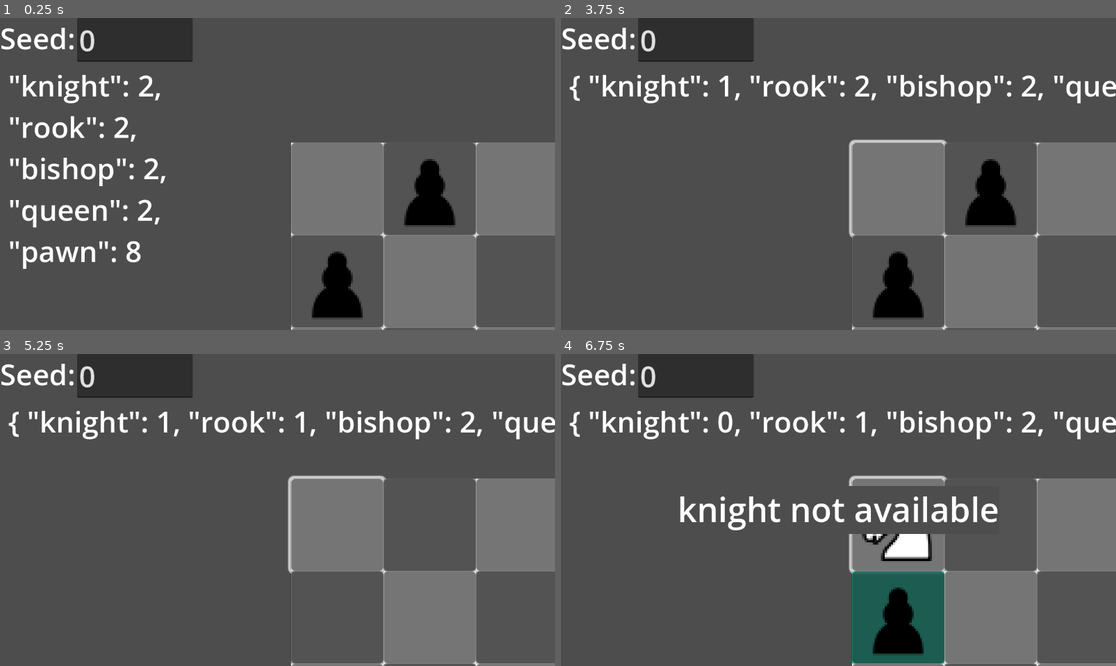
Above: before the commit, frames 1-4 (two rows, left to right).
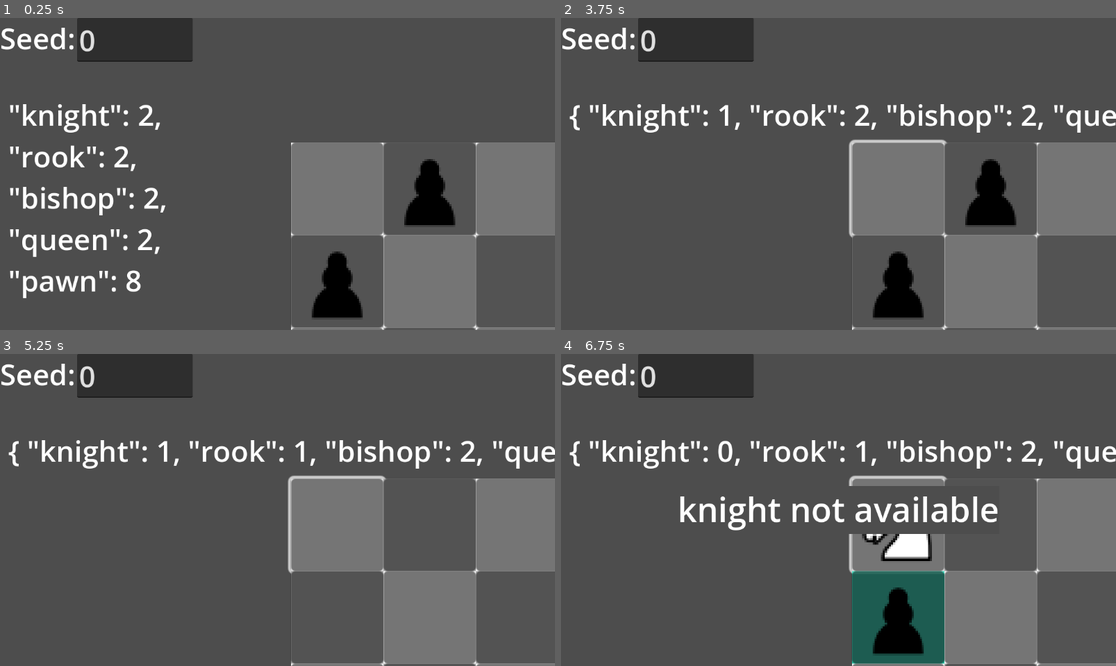
Above: after the commit, the same moments.

Repository: Noelithub77/Chessialo
Game: Godot game, scene res://main.tscn
The game is run twice, just before and just after one commit, with the same random seed, the same clock (stepped at 60 frames per second) and the same inputs.
Inputs (mouse positions are in pixels of both pictures, inside the frame that each line leads up to):
- Up to frame 1 (0.25 s): no input
- Up to frame 2 (3.75 s): click (899, 189) at 0.52 s; click (899, 189) at 1.27 s; click (899, 189) at 2.02 s; tap Enter at 2.75 s; move the mouse to (960, 158) at 2.77 s; tap B (b) at 2.85 s; tap K (k) at 3.05, 3.6 s; tap Space at 3.5 s; move the mouse to (727, 189) at 3.52 s
- Up to frame 3 (5.25 s): tap P (p) at 3.8, 4.35 s; tap Enter at 4.25 s; move the mouse to (333, 441) at 4.27 s; tap R (r) at 4.55, 5.1 s; tap Space at 5 s; move the mouse to (249, 572) at 5.02 s
- Up to frame 4 (6.75 s): tap B (b) at 5.3, 5.85 s; move the mouse to (1005, 556) at 5.77 s; tap K (k) at 6.05, 6.6 s; tap Enter at 6.5 s; move the mouse to (672, 463) at 6.52 s

The runs differ from the first frame. In frame 1, 5.4% of the frame differs, in the area x 1-30%, y 18-90%; in frame 2, 4.3%; in frame 3, 4.2%; in frame 4, 4.3%.

Commit message:
add stopwatch functionality: track elapsed time and update display in game state

Diff:
--- a/game_state.gd
+++ b/game_state.gd
@@ -1,4 +1,5 @@
 extends Node
 
-@export var current_seed: int
-@export var score_history: Array = []
+var current_seed: int
+var score_history: Array = []
+var time_history: Array = []
--- a/main.gd
+++ b/main.gd
@@ -45,6 +45,9 @@
 
 var rng: RandomNumberGenerator
 
+var elapsed_time: float = 0.0
+var stopwatch_active: bool = false
+
 func _ready() -> void:
 	rng = RandomNumberGenerator.new()
 	game_seed = GameState.current_seed
@@ -60,7 +63,8 @@
 	for i in enemy_count:
 		spawn_enemy(false)  # Don't flash during initial spawn
 
-	update_score_history()
+	update_score_and_time_history()
+	stopwatch_active = true
 
 func set_seed(new_seed: int) -> void:
 	game_seed = new_seed
@@ -120,9 +124,17 @@
 				empty.append(pos)
 	return empty
 
-func _process(_delta: float) -> void:
+func _process(delta: float) -> void:
+	if stopwatch_active:
+		elapsed_time += delta
+		update_stopwatch_display()
 	if Input.is_action_just_pressed("use_piece"):
 		get_piece()
+
+func update_stopwatch_display() -> void:
+	var minutes = int(elapsed_time / 60)
+	var seconds = int(elapsed_time) % 60
+	$StopwatchLabel.text = "Time: %d:%02d" % [minutes, seconds]
 
 func get_piece() -> void:
 	for key in piece_types:
@@ -142,7 +154,9 @@
 				active_piece_type = piece_name
 				$SelectedPiece.text = "Selected Piece: " + active_piece_type
 			else:
-				piece_unavailable.emit(piece_name)
+				var is_game_over = await check_game_over()
+				if not is_game_over:
+					piece_unavailable.emit(piece_name)
 
 func _on_piece_unavailable(piece_name: String) -> void:
 	var popup = Popup.new()
@@ -336,8 +350,25 @@
 
 func _on_reset_pressed() -> void:
 	GameState.score_history.append(score)
+	GameState.time_history.append(elapsed_time)
 	get_tree().reload_current_scene()
 
-func update_score_history() -> void:
+func update_score_and_time_history() -> void:
 	var score_history = GameState.score_history
-	$ScoreHistoryLabel.text = "Score History: " + str(score_history)
+	var time_history = GameState.time_history
+	var history_text = "History:\n"
+	for i in range(score_history.size()):
+		var minutes = int(time_history[i] / 60)
+		var seconds = int(time_history[i]) % 60
+		history_text += "Score: %d - Time: %d:%02d\n" % [score_history[i], minutes, seconds]
+	$ScoreHistoryLabel.text = history_text
+
+func check_game_over() -> bool:
+	for piece_name in available_pieces:
+		if available_pieces[piece_name] > 0:
+			return false
+	stopwatch_active = false
+	$GameOverPopup.popup_centered()
+	await get_tree().create_timer(1.0).timeout
+	_on_reset_pressed()
+	return true
--- a/main.tscn
+++ b/main.tscn
@@ -46,6 +46,16 @@
 text = "Score : 0"
 horizontal_alignment = 1
 
+[node name="StopwatchLabel" type="Label" parent="."]
+layout_direction = 1
+offset_left = 1251.0
+offset_top = 61.0
+offset_right = 1545.0
+offset_bottom = 144.0
+theme_override_font_sizes/font_size = 60
+text = "Time: 0:00"
+horizontal_alignment = 1
+
 [node name="ScoreHistoryLabel" type="Label" parent="."]
 layout_direction = 1
 anchors_preset = 8
@@ -54,9 +64,9 @@
 anchor_right = 0.5
 anchor_bottom = 0.5
 offset_left = 2317.0
-offset_top = 359.0
+offset_top = 501.0
 offset_right = 2718.0
-offset_bottom = 442.0
+offset_bottom = 584.0
 grow_horizontal = 2
 grow_vertical = 2
 theme_override_font_sizes/font_size = 60
@@ -72,9 +82,9 @@
 
 [node name="Available" type="Label" parent="."]
 offset_left = 17.0
-offset_top = 98.0
-offset_right = 106.0
-offset_bottom = 251.0
+offset_top = 159.0
+offset_right = 347.0
+offset_bottom = 586.0
 theme_override_font_sizes/font_size = 60
 text = "\"knight\": 2,
 \"rook\": 2,
@@ -104,3 +114,16 @@
 theme_override_font_sizes/font_size = 60
 icon = ExtResource("5_r78mt")
 icon_alignment = 1
+
+[node name="GameOverPopup" type="Popup" parent="."]
+
+[node name="GameOverLabel" type="Label" parent="GameOverPopup"]
+layout_direction = 1
+anchors_preset = 15
+anchor_right = 1.0
+anchor_bottom = 1.0
+grow_horizontal = 2
+grow_vertical = 2
+theme_override_font_sizes/font_size = 60
+text = "Game Over!"
+horizontal_alignment = 1
